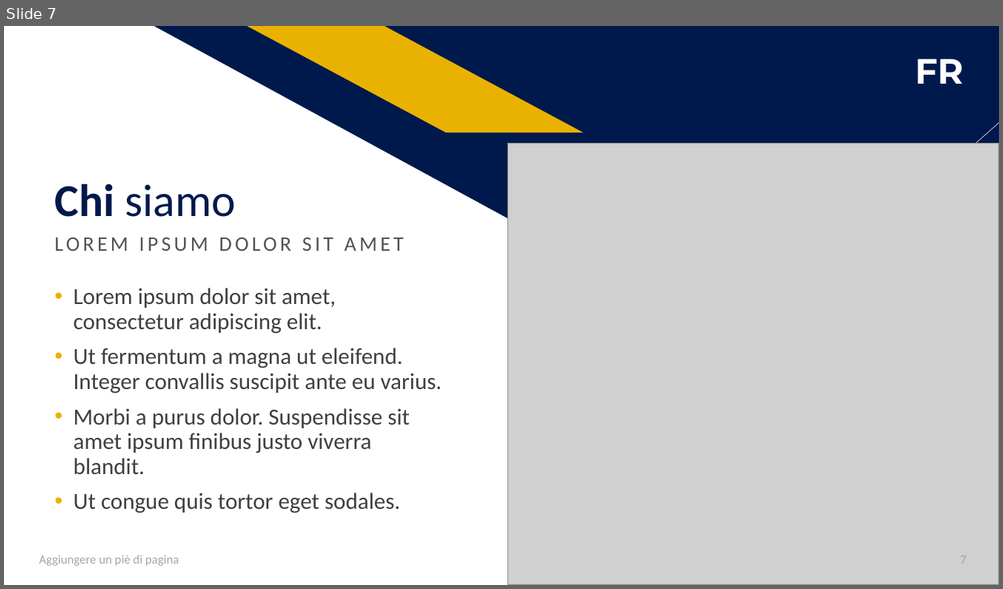
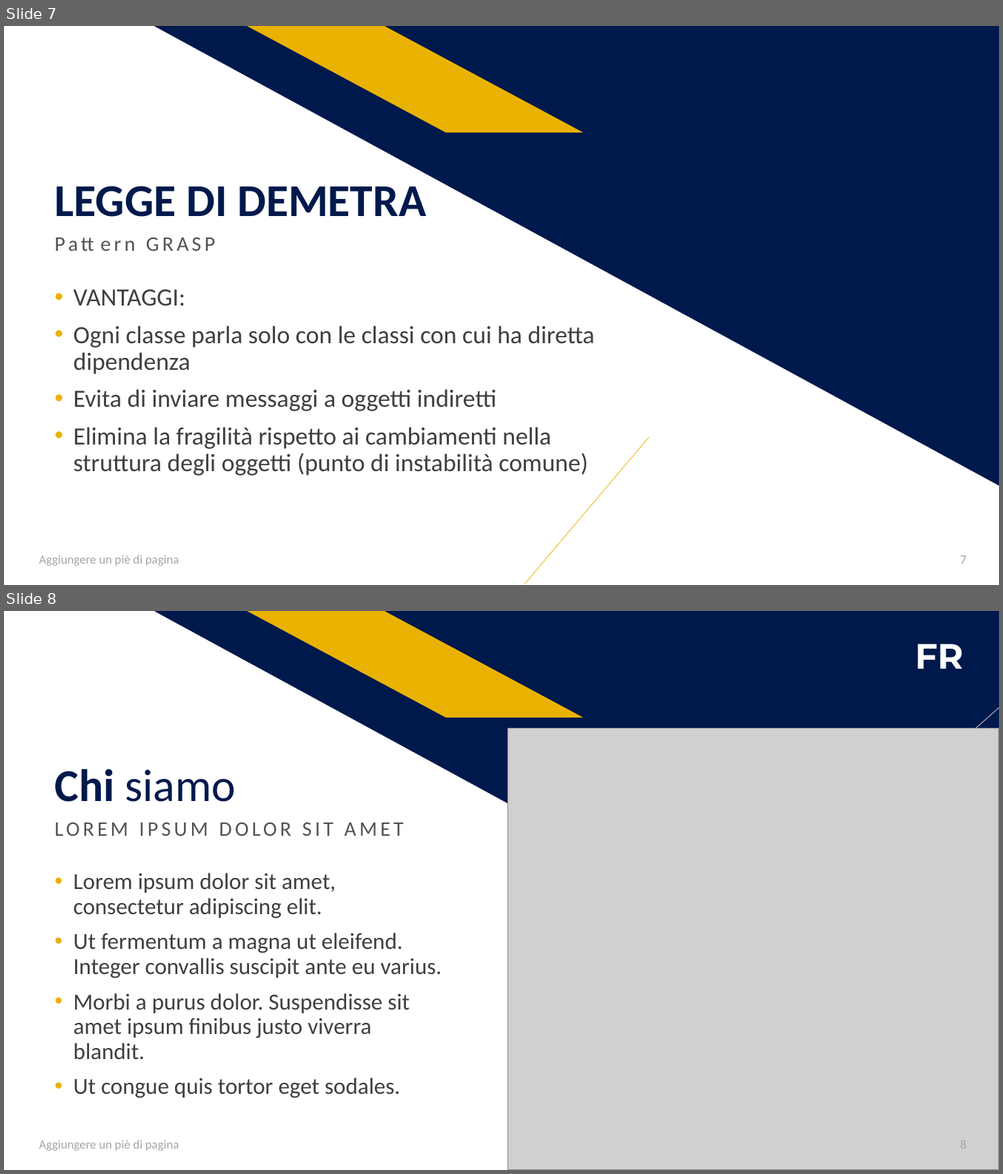
Before and after one commit to salvalai-matteo/EventBookDocumentation, a slide deck: Progetto Ingegneria SW.pptx. Shown one above the other, each under a label of ours: slide 7 before the commit, slides 7 and 8 after it. The pictures are 1003x589 and 1003x1174 pixels, drawn with LibreOffice and Linux fonts; fonts in the diff are those of the drawing; grey boxes stand for pictures. Boxes give left, top, right and bottom in pixels: in the first picture for what was removed or moved away, otherwise in the second. Text is boxed around its words. In the diff, an @@ line names an element or a change of style, - is before the commit and + after.

```diff
--- a/Progetto Ingegneria SW.pptx
+++ b/Progetto Ingegneria SW.pptx
@@ slide 7 added at (4,26,999,585), background #FFFFFF; not listed: 2 template elements that a slide beside it also shows @@
@@ title added at (55,186,426,217), 44 pt, text #00194C, bold @@
+LEGGE DI DEMETRA
@@ text added at (47,230,646,280), 20 pt, text #525252 @@
+Pattern GRASP
@@ text added at (74,289,595,476), 24 pt, text #3F3F3F @@
+• VANTAGGI:
+• Ogni classe parla solo con le classi con cui ha diretta dipendenza
+• Evita di inviare messaggi a oggetti indiretti
+• Elimina la fragilità rispetto ai cambiamenti nella struttura degli oggetti (punto di instabilità comune)
@@ line added from (524, 585) to (649, 438), #EAB200 0.5 pt @@
@@ text added at (39,555,179,566), 12 pt, text #A5A5A5 @@
+Aggiungere un piè di pagina
@@ page number added at (960,556,966,564), 12 pt, text #A5A5A5 @@
+7
@@ what was slide 7 is now slide 8 @@
@@ page number at (960,1141,966,1149): text changed @@
-7
+8
```
Also in this commit, not shown: 5 slides changed, 1 other slide added, 1 slide removed.
